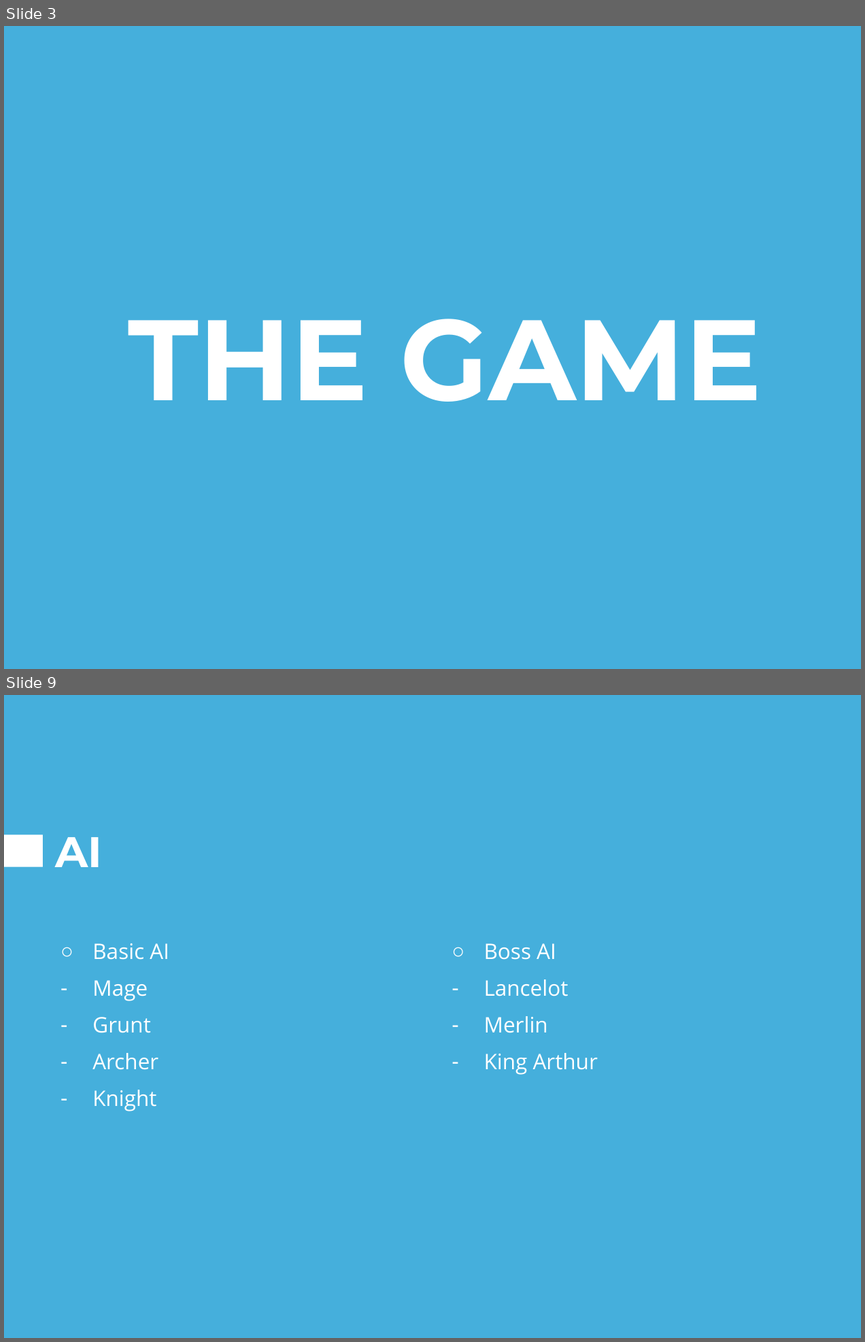
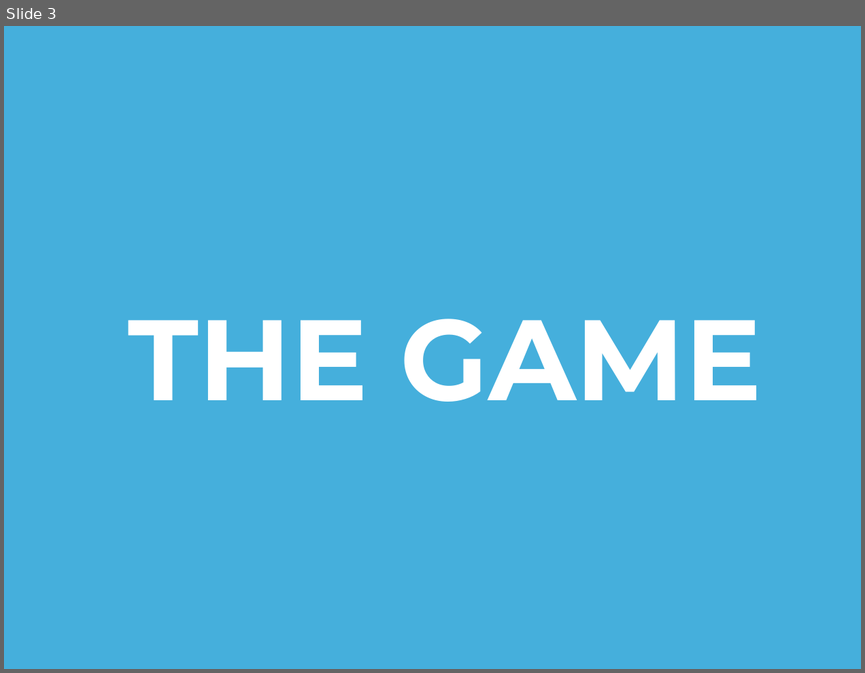
Before and after one commit to everescent/drqst, a slide deck: Pre-Production/D-SYNC final presentation.pptx. Shown one above the other, each under a label of ours: slides 3 and 9 before the commit, slide 3 after it; the slides between them are not shown. The pictures are 865x1342 and 865x673 pixels, drawn with LibreOffice and Linux fonts; fonts in the diff are those of the drawing. Boxes give left, top, right and bottom in pixels: in the first picture for what was removed or moved away, otherwise in the second. Text is boxed around its words. In the diff, an @@ line names an element or a change of style, - is before the commit and + after.

```diff
--- a/Pre-Production/D-SYNC final presentation.pptx
+++ b/Pre-Production/D-SYNC final presentation.pptx
@@ slide 9 removed at (x1=4, y1=695, x2=861, y2=1338), background #45AFDC @@
@@ rectangle removed at (x1=4, y1=834, x2=43, y2=867) @@
@@ title removed at (x1=56, y1=837, x2=103, y2=867) @@
-AI
@@ text removed at (x1=92, y1=943, x2=169, y2=1111) @@
-○ Basic AI
-– Mage
-– Grunt
-– Archer
-– Knight
@@ text removed at (x1=484, y1=943, x2=598, y2=1074) @@
-○ Boss AI
-– Lancelot
-– Merlin
-– King Arthur
```
Also in this commit, not shown: 1 slide changed, 1 slide added, 20 other slides removed.
